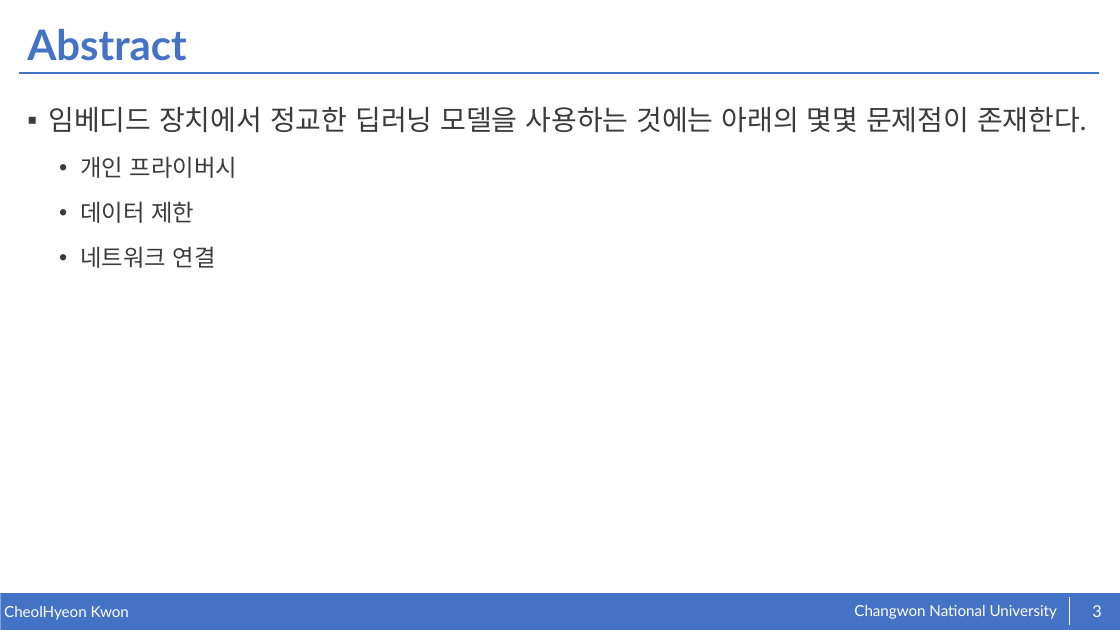
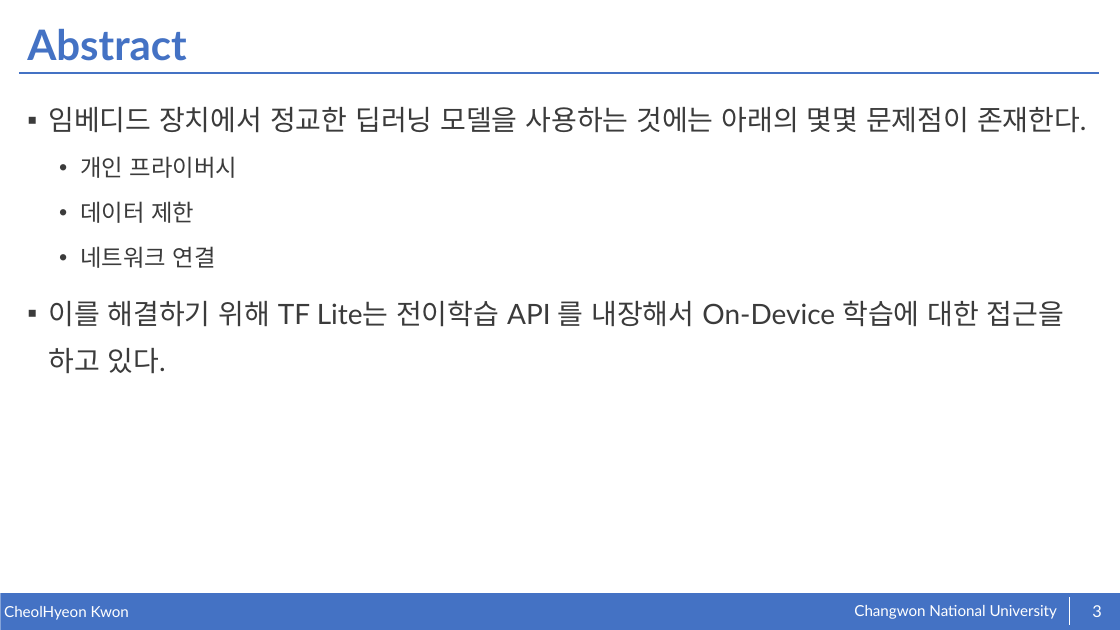
Before and after one commit to kkcchh9999/Studied_in_NOSLab, a slide deck: slide 3 of presentation/Continual Learning on the Edge with TensorFlow Lite.pptx. Drawn at 1120x630 pixels with LibreOffice and Linux fonts; fonts in the diff are those of the drawing. Boxes give left, top, right and bottom in pixels: in the first picture for what was removed or moved away, otherwise in the second. Text is boxed around its words. In the diff, an @@ line names an element or a change of style, - is before the commit and + after.

Commit message:
ppt

```diff
--- a/presentation/Continual Learning on the Edge with TensorFlow Lite.pptx
+++ b/presentation/Continual Learning on the Edge with TensorFlow Lite.pptx
@@ text at (48,300,1064,374): paragraph added @@
+▪ 이를 해결하기 위해 TF Lite는 전이학습 API 를 내장해서 On-Device 학습에 대한 접근을 하고 있다.
```
Also in this commit, not shown: 6 slides added.
